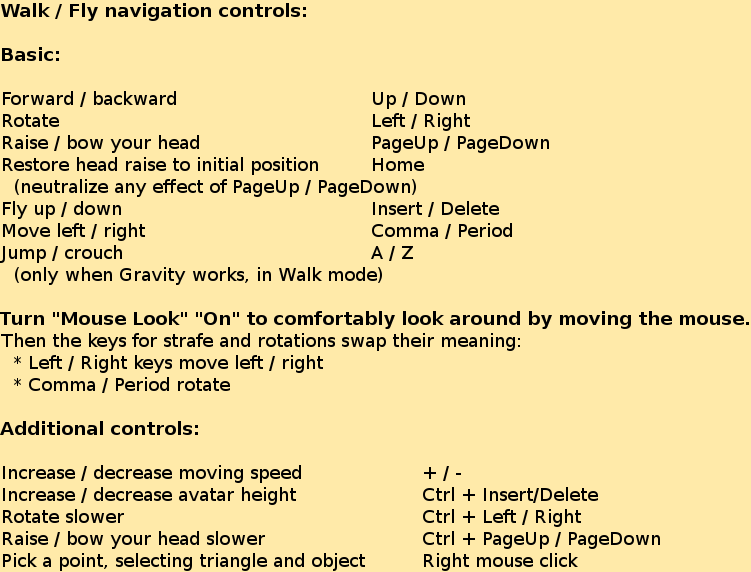
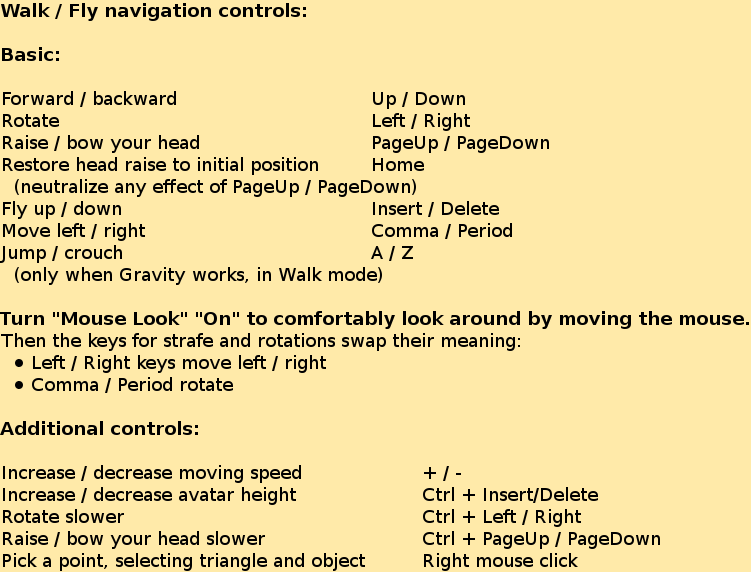
Layered file, before and after one edit (751px x 572px). Changes by layer:
painted on "..." over [14, 355, 326, 393]
painted on "Tło" over [15, 359, 23, 389]
